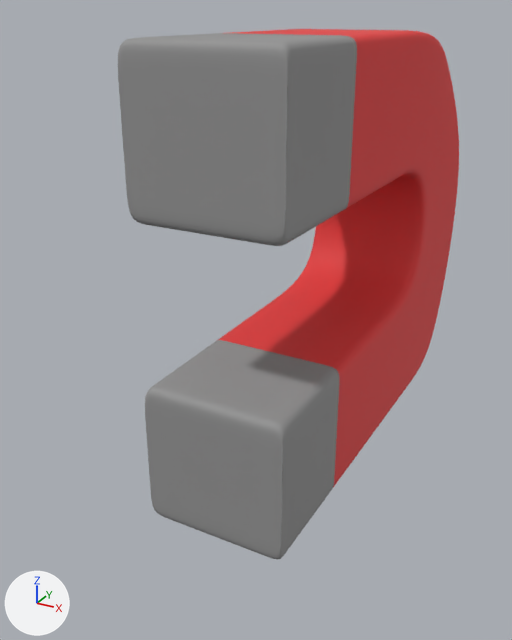
An edit to the FBX model My project (1)/Assets/Jar/iman.fbx, drawn before and after from the same camera.
Before and after are seen from a 50 mm camera at (2.16, -5.46, 1.89) aimed at (-0.23, -1.13, -0.27). The axes (+X, +Y, +Z) are drawn at lower left. The lights are the same throughout. Where no turn or scale is listed for an object, it has been applied to the vertices. Vertices at the same position are counted once.

The scene before the commit, as lines of its bpy script (objects in view):
```python
me_cube = bpy.data.meshes.new('Cube')
me_cube.from_pydata(...)  # 6507 vertices, 6506 faces; spans x -0.56..0.5, y -1.21..2.55, z -2.59..0.5
# faces by material slot: [3968, 2538]
me_cube.materials.append(mat_material)  # red #e73b3b
me_cube.materials.append(mat_material_001)  # grey #949494
ob_cube = bpy.data.objects.new('Cube', me_cube)
ob_cube.location = (0.109, -1.141, 1.256)
```
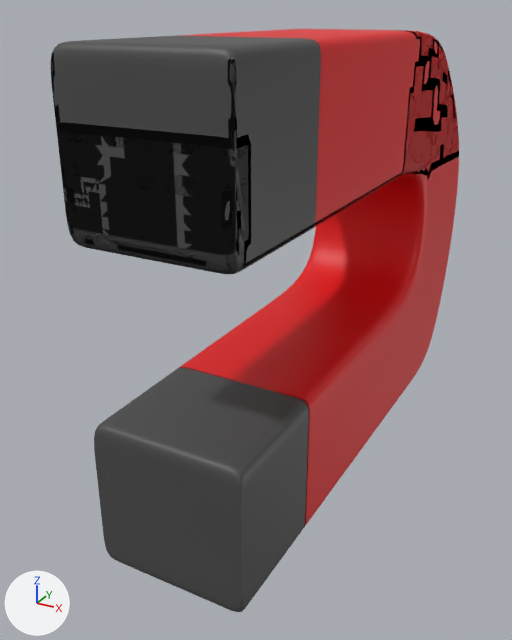
The newer file is also rescaled (x0.214), turned or shifted as a whole; pictures and numbers use the older file's frame.

Pixel boxes (x1, y1, x2, y2) of what changed, in the pictures (512 x 640 px; the box of a moved part takes in the faces that stretch with it):
'Cube', reshaped (20% wider, 10% taller): before (118, 29, 459, 559); after (51, 29, 459, 612)
part 1 of me_cube, added: after (51, 36, 321, 274)
part 2 of me_cube, moved or reshaped: before (145, 367, 310, 559); after (94, 368, 309, 612)
part 3 of me_cube, moved or reshaped: before (118, 36, 321, 246); after (304, 30, 459, 228)
part 4 of me_cube, recoloured: (218, 30, 459, 487) in both
part 5 of me_cube, recoloured (grey to red): (176, 33, 357, 526) in both

Diff of the bpy script that builds the scene:
```diff
--- a/My project (1)/Assets/Jar/iman.fbx.py
+++ b/My project (1)/Assets/Jar/iman.fbx.py
@@ mat_material_005 @@
+mat_material_005 = principled_material('Material.005')
+mat_material_005.base_color = (0.07, 0.07, 0.07)  # dark grey #4b4b4b
@@ mat_material_004 @@
+mat_material_004 = principled_material('Material.004')
+mat_material_004.base_color = (0.8, 0.0, 0.00206)  # red #e70007
@@ me_cube @@
 # used by ob_cube; location = (0.109, -1.141, 1.256)
-me_cube.from_pydata(...)  # 6507 vertices, 6506 faces; spans x -0.56..0.5, y -1.21..2.55, z -2.59..0.5
+me_cube.from_pydata(...)  # 8233 vertices, 8566 faces; spans x -0.56..0.5, y -1.7..2.55, z -2.59..0.5
+# me_cube part 1: a new loose piece of 1694 vertices spanning x -0.5..0.5, y -1.7..-0.84, z -0.5..0.5, in mat_material_005 (dark grey #4b4b4b)
+# me_cube part 2: 867 vertices removed from x -0.5..0.5, y -1.19..-0.9, z -2.59..-1.57; 1251 vertices added at x -0.5..0.5, y -1.68..-0.83, z -2.59..-1.57
+# me_cube part 3: 919 vertices removed from x -0.5..0.5, y -1.21..-0.91, z -0.5..0.5; 567 vertices added at x -0.55..0.5, y -0.83..2.45, z -0.5..0.5
+# me_cube part 4: 3968 faces spanning x -0.56..0.5, y -0.34..2.55, z -2.59..0.5 switch from mat_material (red #e73b3b) to mat_material_004 (red #e70007)
+# me_cube part 5: 640 faces spanning x -0.5..0.5, y -0.83..-0.34, z -2.59..0.5 switch from mat_material_001 (grey #949494) to mat_material_004 (red #e70007)
+me_cube.materials.append(mat_material_005)  # dark grey #4b4b4b
```
